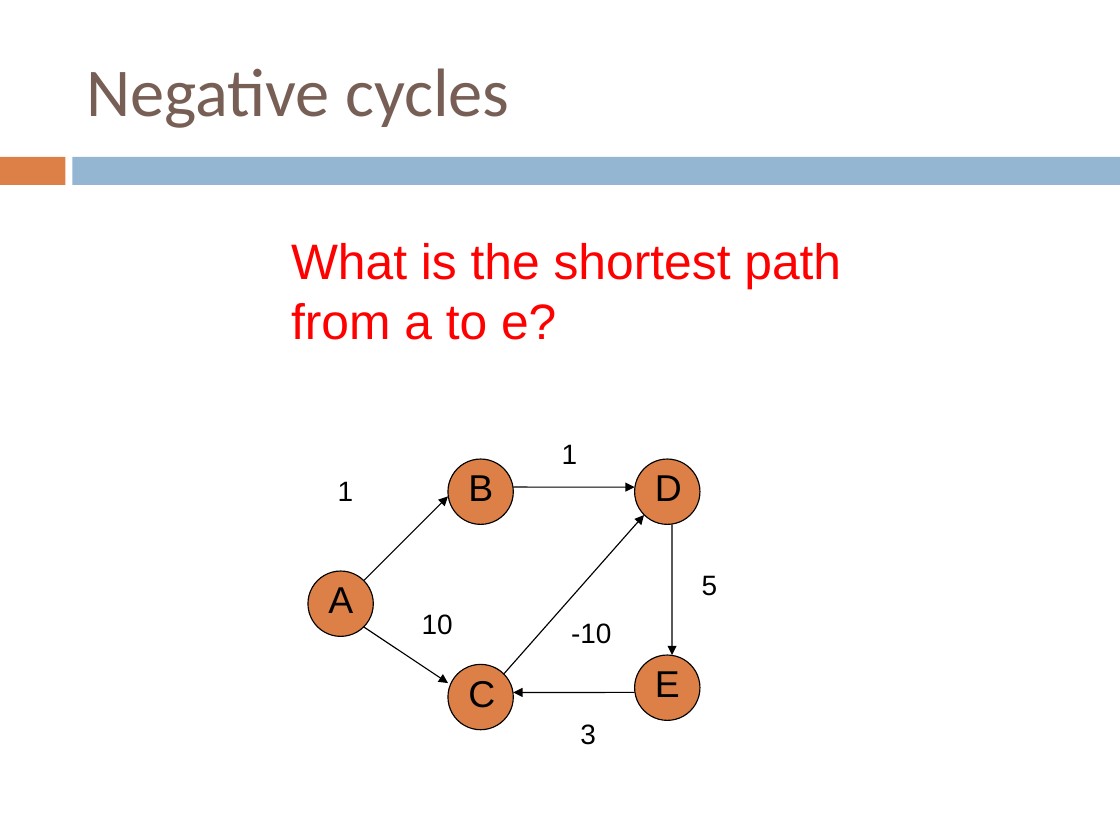
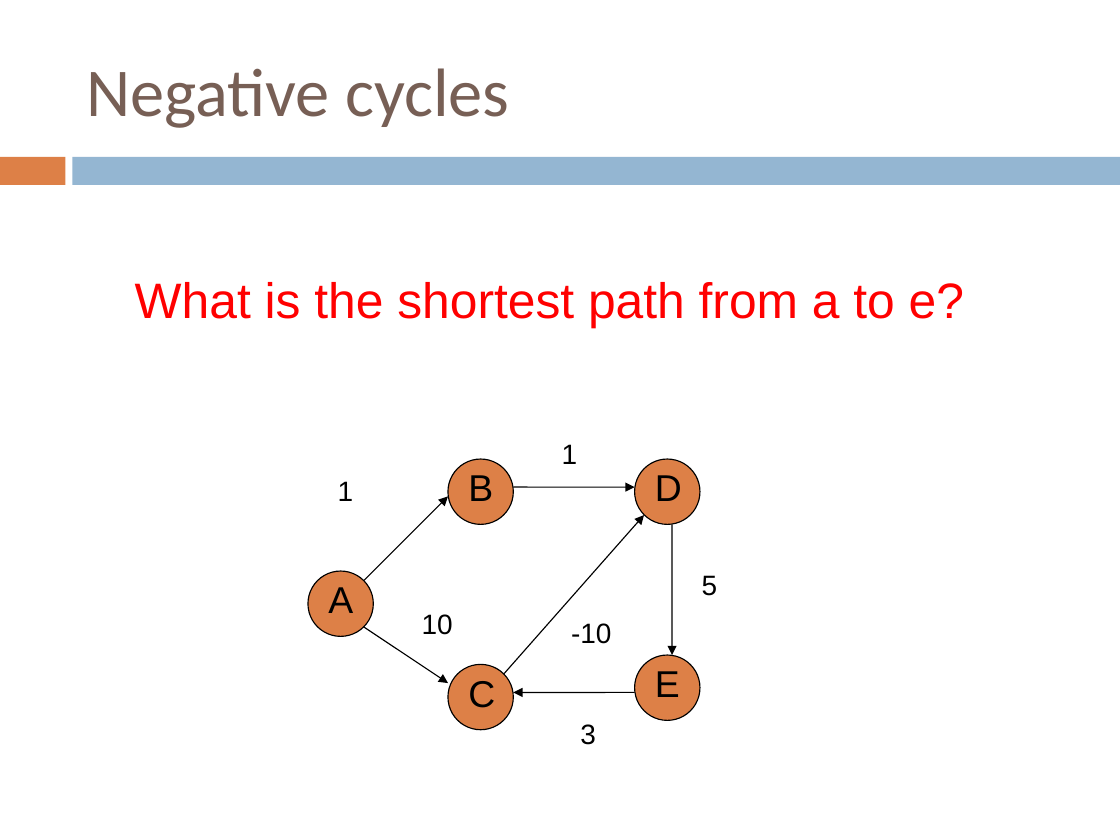
Before and after one commit to Collins-kariuk/Algorithms, a slide deck: slide 74 of Lectures/Lecture 19_Shortest Paths.pptx. Drawn at 1120x840 pixels with LibreOffice and Linux fonts; fonts in the diff are those of the drawing. Boxes give left, top, right and bottom in pixels: in the first picture for what was removed or moved away, otherwise in the second. Text is boxed around its words. In the diff, an @@ line names an element or a change of style, - is before the commit and + after.

Commit message:
Review Lecture 19_Shortest Paths

```diff
--- a/Lectures/Lecture 19_Shortest Paths.pptx
+++ b/Lectures/Lecture 19_Shortest Paths.pptx
@@ text "What is the shortest path ..." rewrapped from (x1=291, y1=243, x2=841, y2=340) to (x1=135, y1=282, x2=964, y2=329) @@
```
Also in this commit, not shown: 8 other slides changed.
